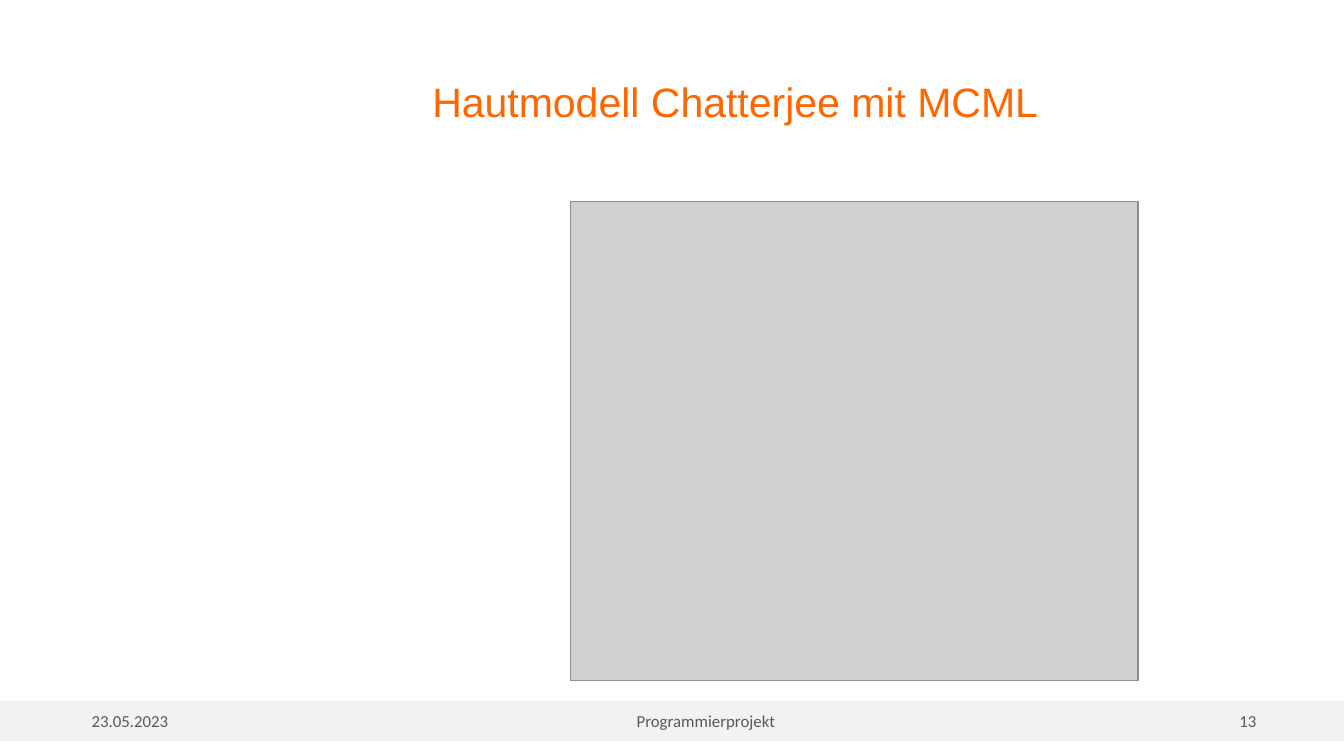
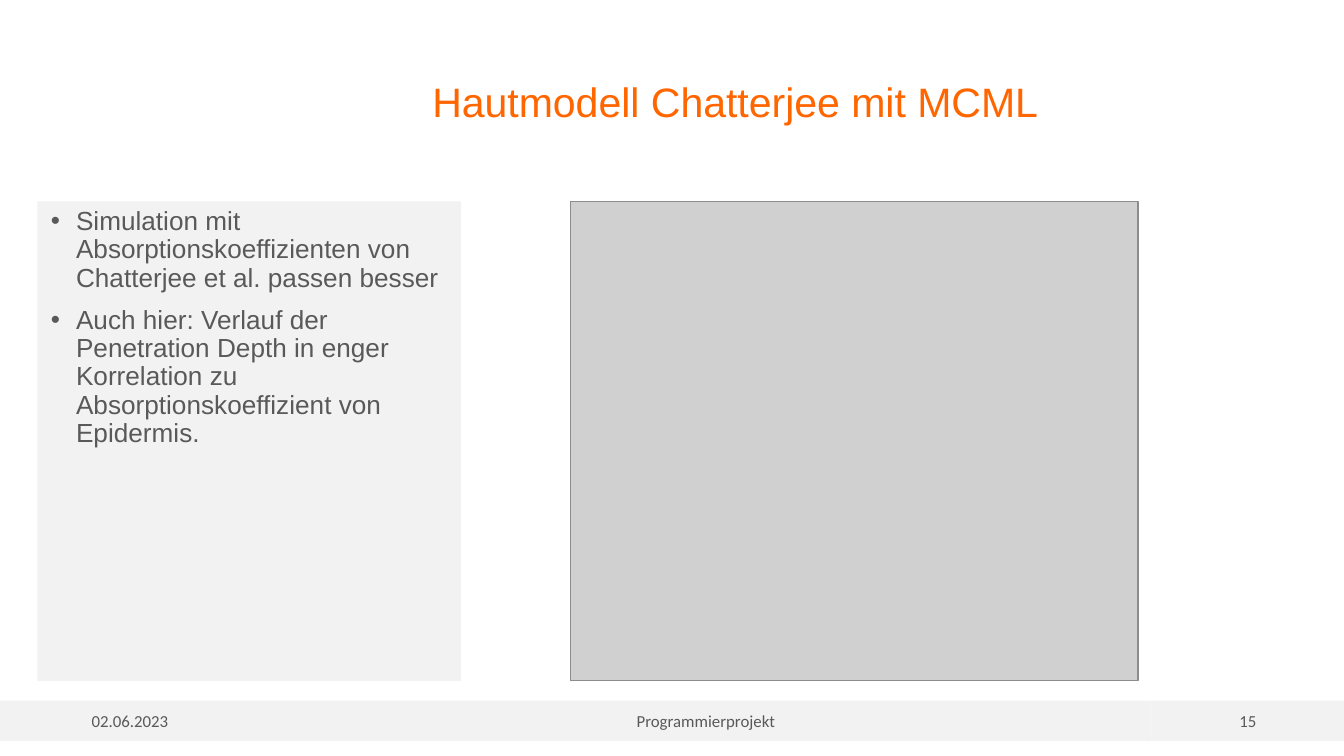
Before and after one commit to vmuelle/mcsim_for_tissue, a slide deck: slide 15 of MC_Tissue.pptx (slide 13 before the commit). Drawn at 1344x756 pixels with LibreOffice and Linux fonts; fonts in the diff are those of the drawing; grey boxes stand for pictures; background and template pictures are left out. Boxes give left, top, right and bottom in pixels: in the first picture for what was removed or moved away, otherwise in the second. Text is boxed around its words. In the diff, an @@ line names an element or a change of style, - is before the commit and + after.

```diff
--- a/MC_Tissue.pptx
+++ b/MC_Tissue.pptx
@@ text added at (38,202,461,681), fill #F2F2F2, 14 pt, text #595959 @@
+• Simulation mit Absorptionskoeffizienten von Chatterjee et al. passen besser
+• Auch hier: Verlauf der Penetration Depth in enger Korrelation zu Absorptionskoeffizient von Epidermis.
@@ text in rectangle at (92,715,169,727): text changed @@
-23.05.2023
+02.06.2023
@@ page number at (1239,716,1256,727): text changed @@
-13
+15
```
Also in this commit, not shown: 14 other slides changed, 3 slides added, 41 other files.
